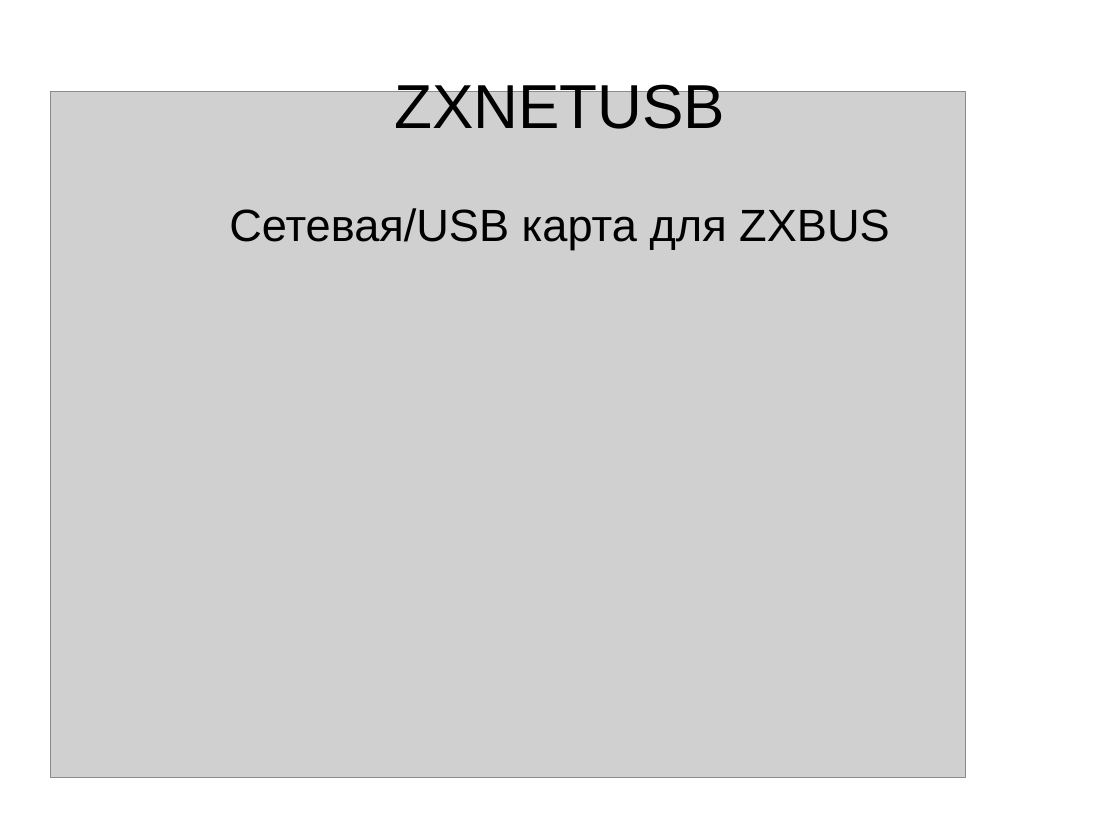
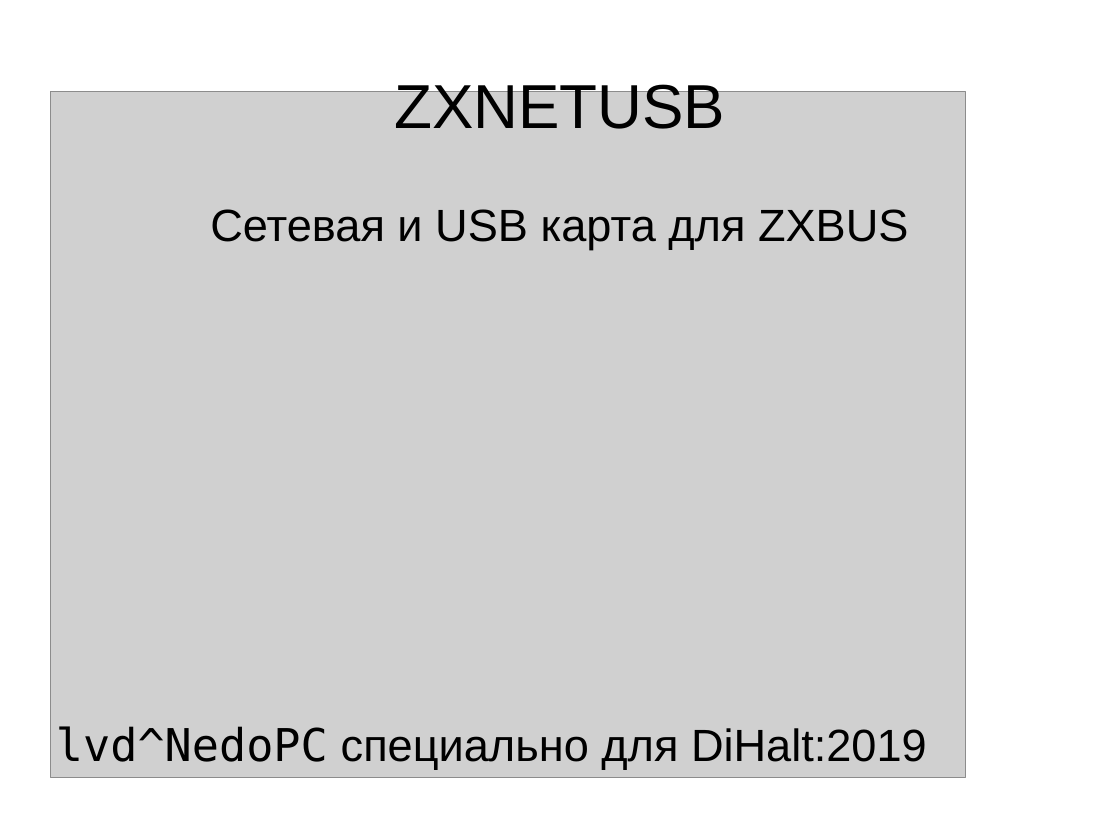
Before and after one commit to lvd2/zxnetusb, a slide deck: slide 1 of report/dh2019.odp. Drawn at 1120x840 pixels with LibreOffice and Linux fonts; fonts in the diff are those of the drawing; grey boxes stand for pictures; background and template pictures are left out. Boxes give left, top, right and bottom in pixels: in the first picture for what was removed or moved away, otherwise in the second. Text is boxed around its words. In the diff, an @@ line names an element or a change of style, - is before the commit and + after.

```diff
--- a/report/dh2019.odp
+++ b/report/dh2019.odp
@@ text at (56,209,927,769): text changed @@
-Сетевая/USB карта для ZXBUS
+Сетевая и USB карта для ZXBUS
+lvd^NedoPC специально для DiHalt:2019
```
Also in this commit, not shown: 4 other slides changed, 8 slides added, 1 slide removed.
